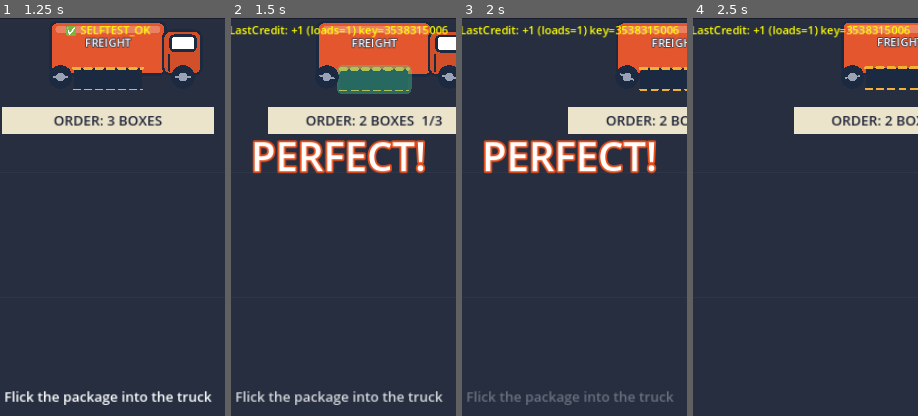
Above: before the commit, frames 1-4 (left to right).
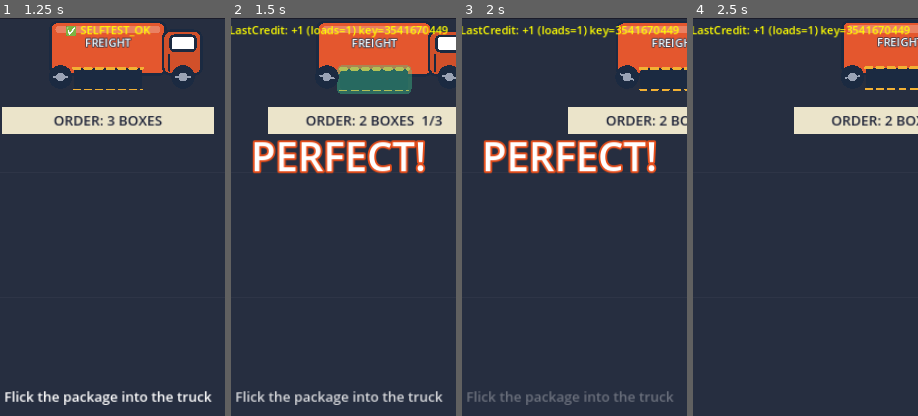
Above: after the commit, the same moments.

Repository: shaharFranses/flick-freight
Game: Godot game, scene res://scenes/main.tscn
Two runs of this game, one before a commit and one after it. Both use one fixed random seed, a clock stepped at 60 frames per second and the inputs below.
Inputs (mouse positions are % of the whole screen's width and height, from its top left):
- Up to frame 1 (1.25 s): move the mouse to (72, 45) at 0.52 s; click (72, 45) at 0.67 s; tap Space (ui_select) at 0.77 s
- Up to frame 2 (1.5 s): click "DEBUG +1 Load (F1)" at 1.25 s
- Up to frame 3 (2 s): no input
- Up to frame 4 (2.5 s): drag from (30, 55) to (73, 20) at 2.02 s
The pictures show only the part of the screen within x 26-76%, y 12-62%; the shares and areas given below are measured in that part.

Frame 1 is identical in both runs. In frame 2, 0.3% of the frame differs, in the area x 73-97%, y 2-5%; in frame 3, 0.3%; in frame 4, 0.3%.

Commit message:
r4: on-fire embers use bright star texture, world coords

Diff:
--- a/scripts/ui_manager.gd
+++ b/scripts/ui_manager.gd
@@ -810,7 +810,8 @@
 			glow.color = Color(Art.AMBER, 0.22)
 			fire_glow.add_child(glow)
 			var fl = CPUParticles2D.new()
-			fl.texture = Art.TEX_FLAME
+			fl.texture = Art.TEX_STAR
+			fl.local_coords = false
 			fl.amount = 30
 			fl.lifetime = 0.5
 			fl.z_index = 4
@@ -822,11 +823,11 @@
 			fl.gravity = Vector2(0, -220)
 			fl.initial_velocity_min = 20
 			fl.initial_velocity_max = 70
-			fl.scale_amount_min = 0.9
-			fl.scale_amount_max = 1.5
+			fl.scale_amount_min = 0.25
+			fl.scale_amount_max = 0.45
 			var g = Gradient.new()
-			g.set_color(0, Color(Art.AMBER, 0.95))
-			g.set_color(1, Color(Art.CORAL, 0.0))
+			g.set_color(0, Color(1.0, 0.85, 0.35, 1.0))
+			g.set_color(1, Color(0.9, 0.35, 0.18, 0.0))
 			fl.color_ramp = g
 			fire_glow.add_child(fl)
 			bay.add_child(fire_glow)
